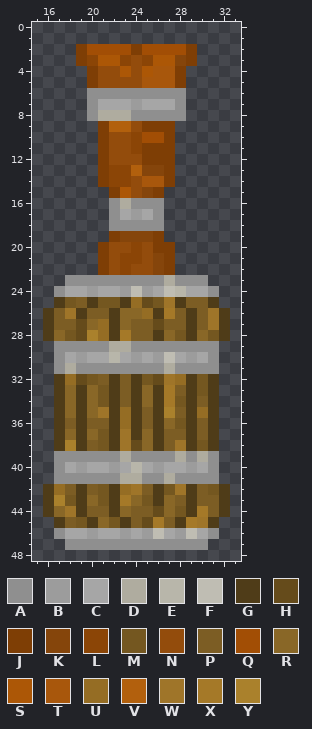
Pixel-art sprite -- resources/sprites/towers/turrets/gluer/fire/001.png. That is the earlier state.
The file is 50x50 pixels. Colours within 5 levels of each other are drawn and written as one. Shown: x 15..33, y 0..48.
Palette (. is transparent): A #8f8f8f  B #9c9c9c  C #a6a6a6  D #afac9f  E #b8b6aa  F #bfbdb3  G #4f3c18  H #654b1b  J #7e3e05  K #85450b  L #8b4506  M #745720  N #934c0c  P #7c5d24  Q #a24e05  R #896727  S #ac5706  T #a8570c  U #956d24  V #b2600d  W #9f7529  X #a57928  Y #aa812c
Pixels before, first column x 16:
 2 ...JQQQQJQQQQJ...
 3 ...JLSSLNLSSKJ...
 4 ....JNNSNSTTJ....
 5 ....JNNNNTTTJ....
 6 ....AAAAAAAAA....
 7 ....ACCCBCCCA....
 8 ....ADDDAAAAA....
 9 .....JVVNJJJ.....
10 .....JNNLQQJ.....
11 .....JNNLJJJ.....
12 .....JNNNJJJ.....
13 .....JLLVKKJ.....
14 .....JLLNTTJ.....
15 ......JSNKJ......
16 ......ADAAA......
17 ......ACBCA......
18 ......AAAAA......
19 ......JKKKJ......
20 .....JNNLNJJ.....
21 .....JNLLNKJ.....
22 .....JNLNNKJ.....
23 ..AAAAAAAAADAAA..
24 .ACCBCCBFBCFECCA.
25 .GMPGMMGUHMWGPPG.
26 GPWGPPGRRUGXPGPWG
27 GPPHRUGRPPHPPGPWG
28 GRMHYUGXPPGRMGRMG
29 .AAAAADDAAAAAAAA.
30 .ACBCCECBCBFCBCA.
31 .ADAAAAAAAADAAAA.
32 .GUHMPGPGMHWUGMG.
33 .GRGRMGPGRGXPGMG.
34 .GRGRMGPGRGXMGPG.
35 .GRGRWGUGPGYPGUG.
36 .GPGPPGUGPGRMGPG.
37 .GRGRMGWGRGPPGPG.
38 .GYGPMGWHRGPWGMG.
39 .AAAAAADAAAADADA.
40 .ACBCCBCECBCCBCA.
41 .AAAAAADDAADAAAA.
42 GUPGPMGUWPGMWGPMG
43 GYMGRMGXRMGRPGPPG
44 GRWGPPGRPPHRMGXPG
45 .GPMGRMGPHXPGXWG.
46 .ACCBCCBCBFCBFCA.
47 ..AAAAAAAAAAAAA..
After:
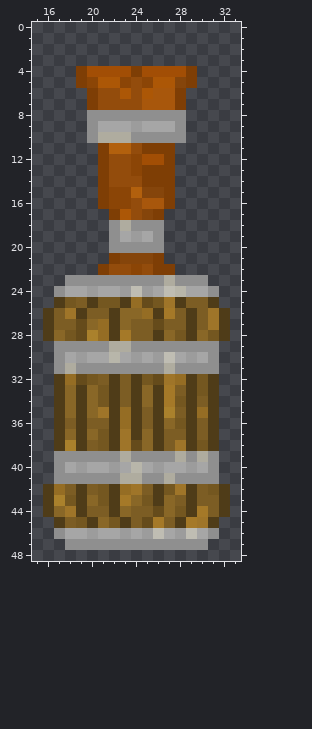
Difference:
y 2: x 19..29 JQQQQJQQQQJ -> ...........
y 3: x 19..29 JLSSLNLSSKJ -> ...........
y 4: x 19..29 .JNNSNSTTJ. -> JQQQQJQQQQJ
y 5: x 19..23 .JNNN -> JLSSL; x 25..29 TTTJ. -> LSSKJ
y 6: x 20..28 AAAAAAAAA -> JNNSNSTTJ
y 7: x 20..28 ACCCBCCCA -> JNNNNTTTJ
y 8: x 21..23 DDD -> AAA
y 9: x 20..28 .JVVNJJJ. -> ACCCBCCCA
y 10: x 20..28 .JNNLQQJ. -> ADDDAAAAA
y 11: x 22..24 NNL -> VVN
y 12: x 24..26 NJJ -> LQQ
y 13: x 22..26 LLVKK -> NNLJJ
y 14: x 22..23 LL -> NN; x 25..26 TT -> JJ
y 15: x 21..24 .JSN -> JLLV; x 26..27 J. -> KJ
y 16: x 21..27 .ADAAA. -> JLLNTTJ
y 17: x 22..26 ACBCA -> JSNKJ
y 18: x 23 A -> D
y 19: x 22..26 JKKKJ -> ACBCA
y 20: x 21..27 JNNLNJJ -> .AAAAA.
y 21: x 21..27 JNLLNKJ -> .JKKKJ.
y 22: x 23..24 LN -> NL; x 26 K -> J
Where, in picture pixels (left, top, right, bottom), the same in both pictures:
changed: (76, 44, 197, 275)
